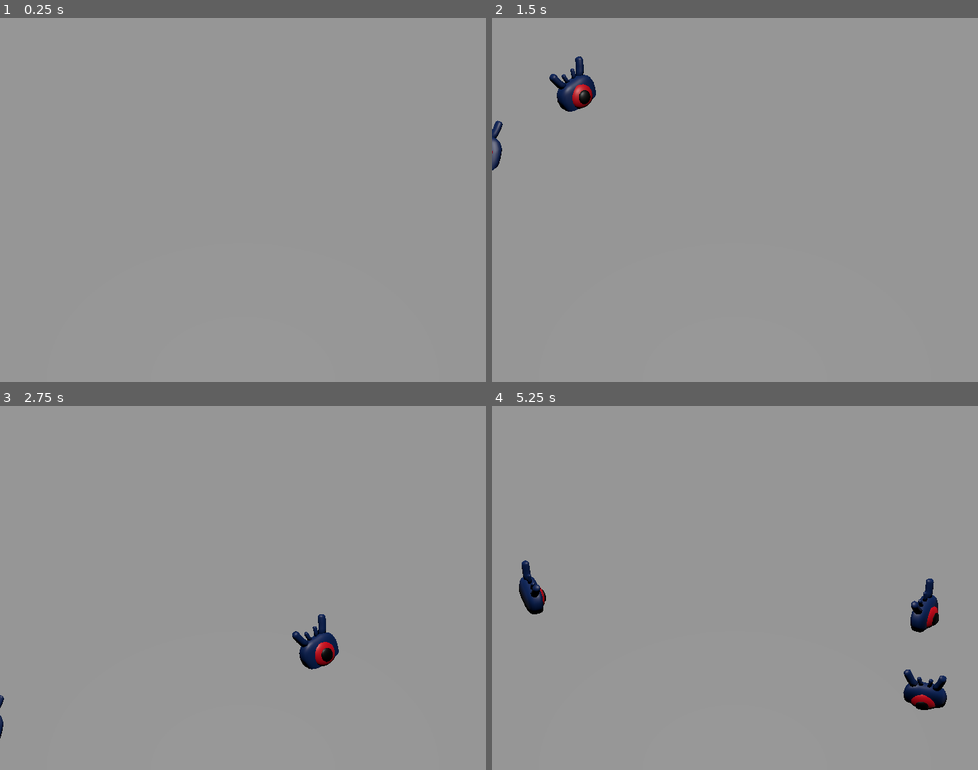
Above: before the commit, frames 1-4 (two rows, left to right).
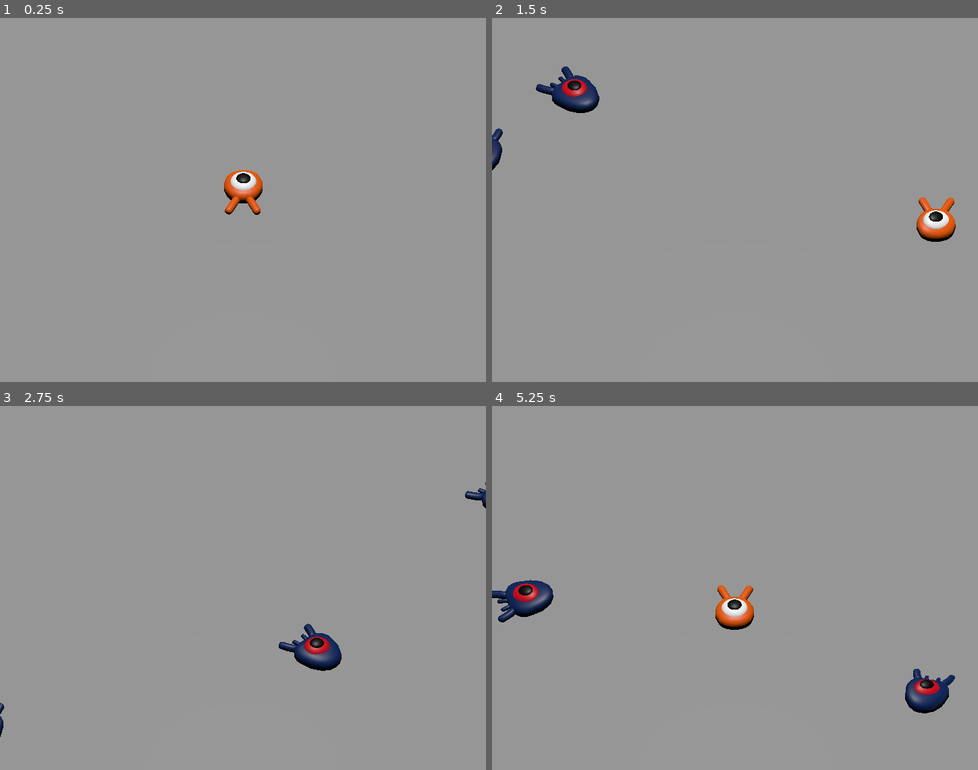
Above: after the commit, the same moments.

Repository: jayPreak/jump
Game: Godot game, scene res://main.tscn
Two runs of this game, one before a commit and one after it. Both use one fixed random seed, a clock stepped at 60 frames per second and the inputs below.
Inputs:
- Up to frame 1 (0.25 s): no input
- Up to frame 2 (1.5 s): tap Enter at 0.5 s; hold D (move_right) 0.53-1.28 s; hold S (move_back) from 1.28 s (still down)
- Up to frame 3 (2.75 s): release S (move_back) at 2.03 s; hold D (move_right) from 2.03 s (still down)
- Up to frame 4 (5.25 s): release D (move_right) at 2.78 s; hold W (move_forward) 2.78-3.53 s; hold Left (move_left) 3.53-5.03 s; hold S (move_back) from 5.03 s (still down)

The runs differ from the first frame. In frame 1, 0.7% of the frame differs, in the area x 46-55%, y 41-55%; in frame 2, 1.7%; in frame 3, 1.1%; in frame 4, 3.0%, in the area x 0-96%, y 42-85%.

Commit message:
awoo

Diff:
--- a/mob.tscn
+++ b/mob.tscn
@@ -7,6 +7,8 @@
 size = Vector3(1.9162, 0.610447, 1.82108)
 
 [node name="Mob" type="CharacterBody3D"]
+collision_layer = 2
+collision_mask = 0
 script = ExtResource("1_pwjir")
 
 [node name="Pivot" type="Node3D" parent="."]
--- a/player.tscn
+++ b/player.tscn
@@ -7,6 +7,7 @@
 radius = 0.8
 
 [node name="Player" type="CharacterBody3D"]
+collision_mask = 6
 script = ExtResource("1_yypf6")
 
 [node name="Pivot" type="Node3D" parent="."]
